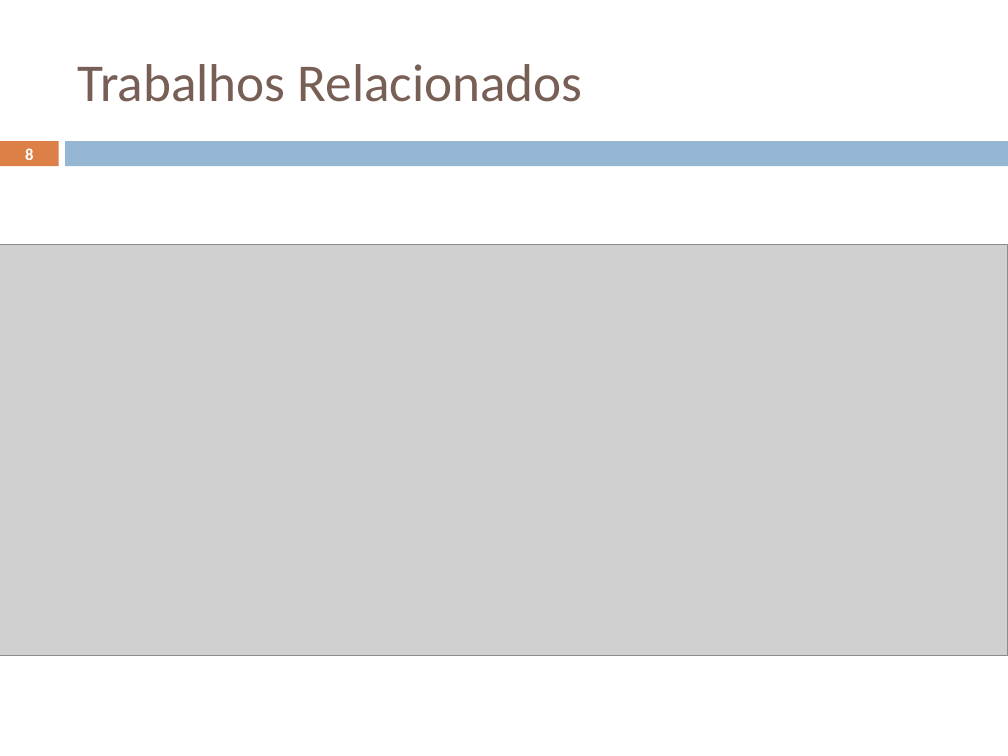
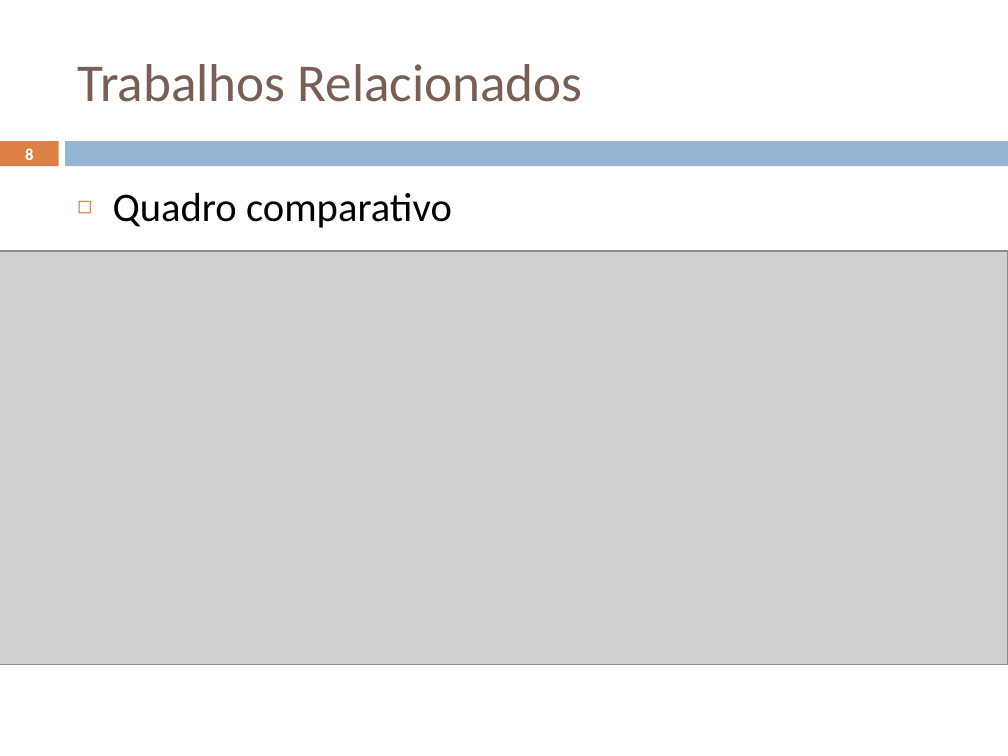
Before and after one commit to geoleite/Mestrado, a slide deck: slide 8 of Apresentacao/ApresentaçãoV1.pptx. Drawn at 1008x756 pixels with LibreOffice and Linux fonts; fonts in the diff are those of the drawing; grey boxes stand for pictures. Boxes give left, top, right and bottom in pixels: in the first picture for what was removed or moved away, otherwise in the second. Text is boxed around its words. In the diff, an @@ line names an element or a change of style, - is before the commit and + after.

```diff
--- a/Apresentacao/ApresentaçãoV1.pptx
+++ b/Apresentacao/ApresentaçãoV1.pptx
@@ text added at [113,192,452,228], 29 pt, text #000000 @@
+◻ Quadro comparativo
@@ picture: place and size @@
-picture at [0,244,1008,655]
+picture at [0,251,1008,664]
```
Also in this commit, not shown: 1 other slide changed, 1 slide removed, 1 other file.
